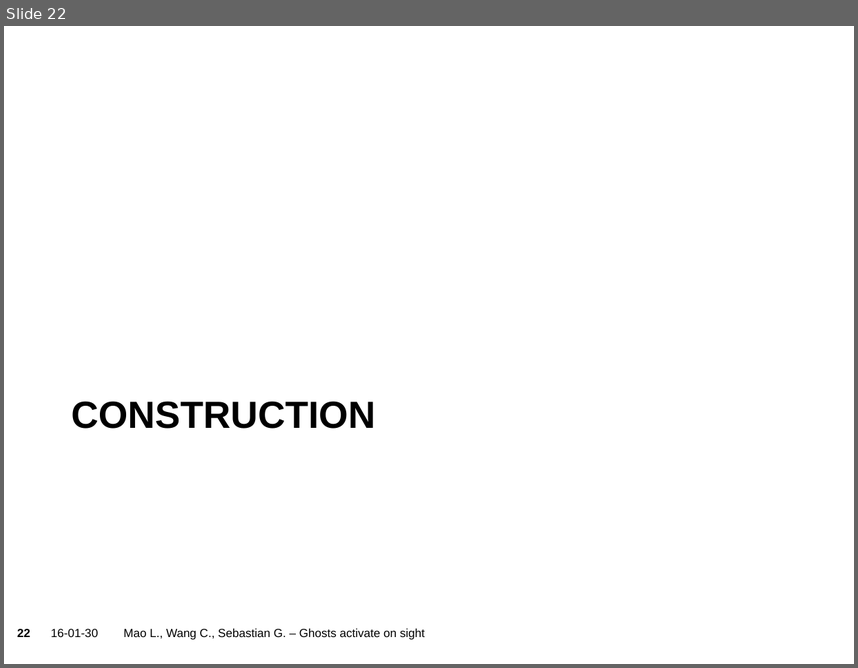
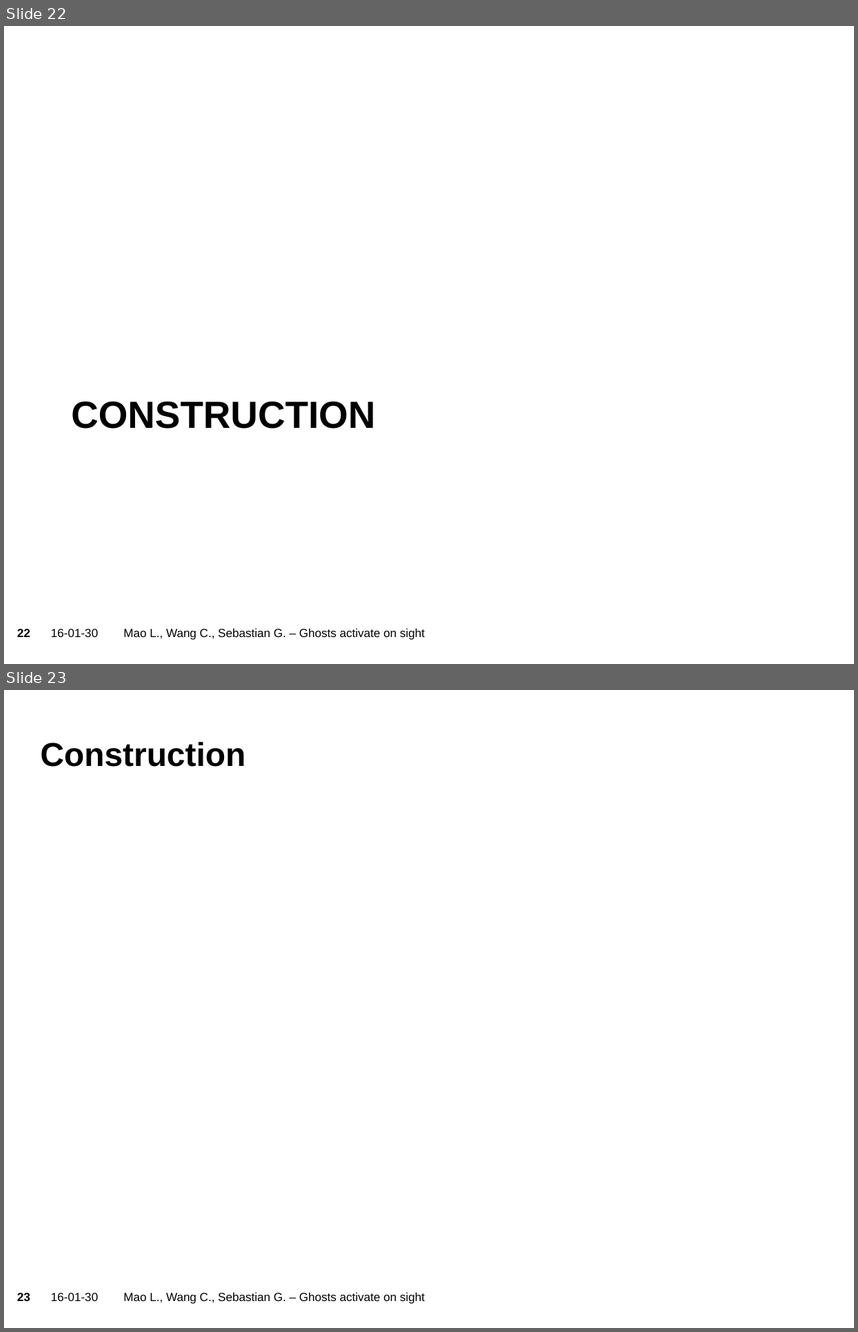
Before and after one commit to sgraf812/compgeom15, a slide deck: presentation/Presentation.pptx. Shown one above the other, each under a label of ours: slide 22 before the commit, slides 22 and 23 after it. The pictures are 858x668 and 858x1332 pixels, drawn with LibreOffice and Linux fonts; fonts in the diff are those of the drawing; grey boxes stand for pictures; background and template pictures are left out. Boxes give left, top, right and bottom in pixels: in the first picture for what was removed or moved away, otherwise in the second. Text is boxed around its words. In the diff, an @@ line names an element or a change of style, - is before the commit and + after.

```diff
--- a/presentation/Presentation.pptx
+++ b/presentation/Presentation.pptx
@@ slide 23 added at [4, 690, 854, 1328], background picture (left out); not listed: 2 template elements that a slide beside it also shows @@
@@ title added at [41, 742, 246, 767], 28 pt, text #000000, bold @@
+Construction
@@ text added at [123, 1292, 425, 1303], 10 pt, text #000000 @@
+Mao L., Wang C., Sebastian G. – Ghosts activate on sight
```
Also in this commit, not shown: 1 other slide added, 1 other file.
